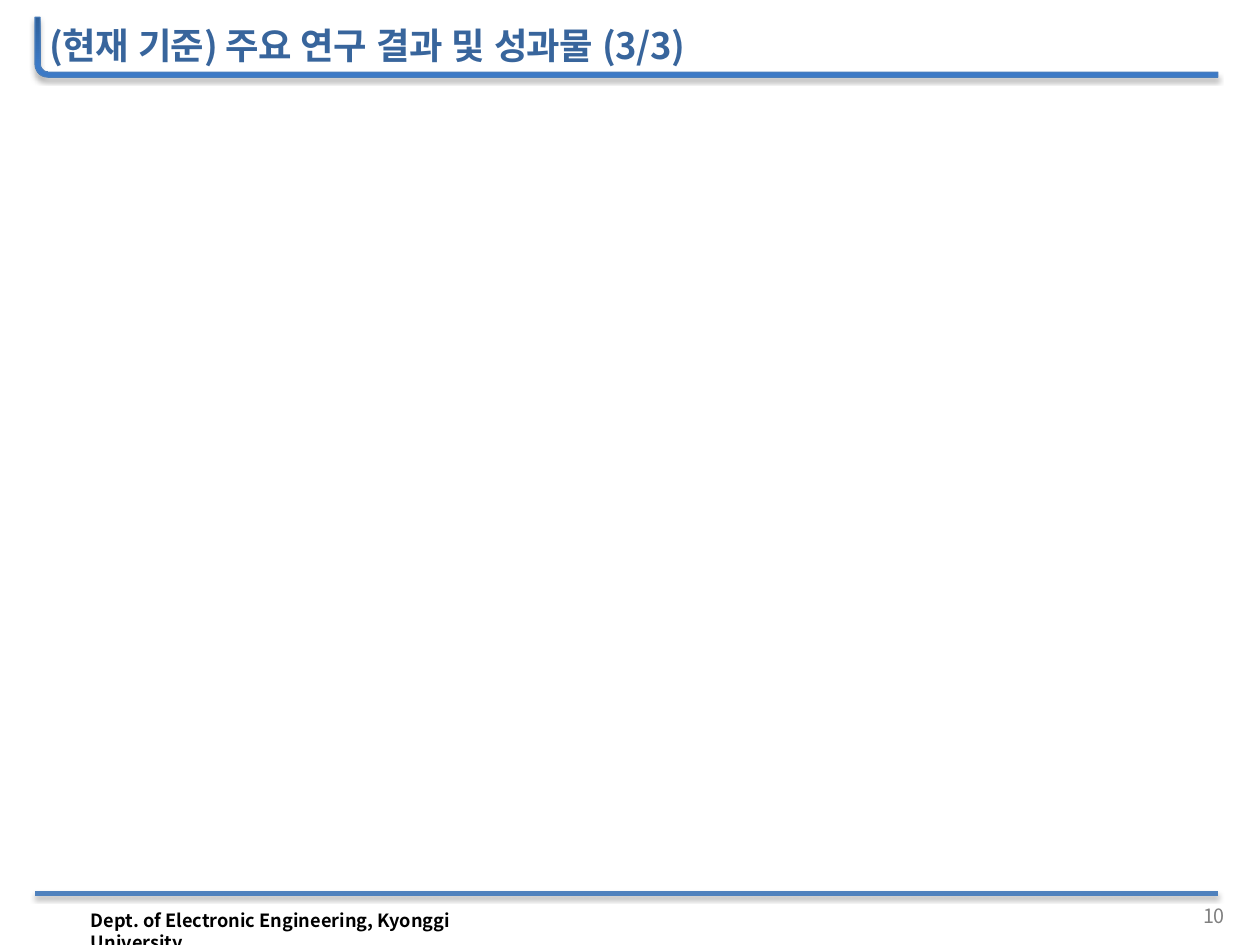
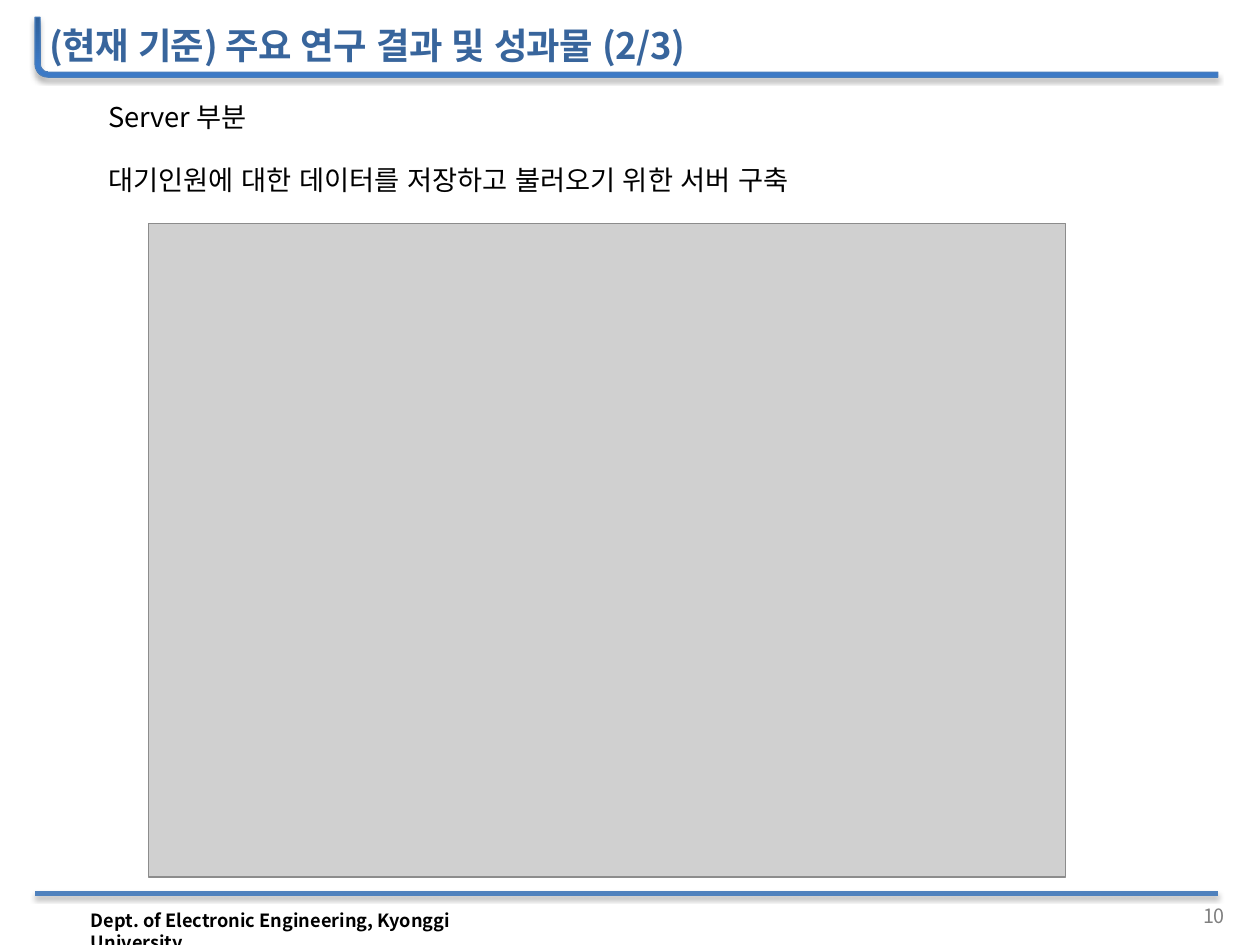
Before and after one commit to woojin1027/THE-FACO, a slide deck: slide 11 of 공학설계 자료/공학설계_중간보고_발표자료.pptx. Drawn at 1260x945 pixels with LibreOffice and Linux fonts; fonts in the diff are those of the drawing; grey boxes stand for pictures; background and template pictures are left out. Boxes give left, top, right and bottom in pixels: in the first picture for what was removed or moved away, otherwise in the second. Text is boxed around its words. In the diff, an @@ line names an element or a change of style, - is before the commit and + after.

```diff
--- a/공학설계 자료/공학설계_중간보고_발표자료.pptx
+++ b/공학설계 자료/공학설계_중간보고_발표자료.pptx
@@ text at [49,28,685,66]: text changed @@
-(현재 기준) 주요 연구 결과 및 성과물 (3/3)
+(현재 기준) 주요 연구 결과 및 성과물 (2/3)
@@ text added at [108,105,247,129], 18 pt, text #000000 @@
+Server 부분
@@ text added at [108,167,789,192], 18 pt, text #000000 @@
+대기인원에 대한 데이터를 저장하고 불러오기 위한 서버 구축
@@ picture added at [149,224,1066,877] @@
```
Also in this commit, not shown: 3 other slides changed, 1 slide added, 1 other file.
